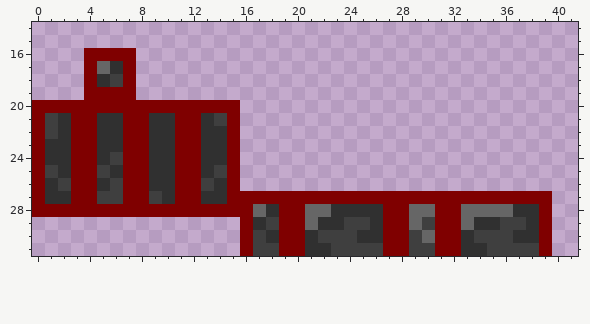
A pixel-art sprite gets an edit: src/main/resources/assets/heavenandhell/textures/models/armor/sinful_layer_2.png. Above is the file before it was changed.
The file is 64x32 pixels. Colours within 5 levels of each other are drawn and written as one. Shown: x 0..41, y 14..31.
After:
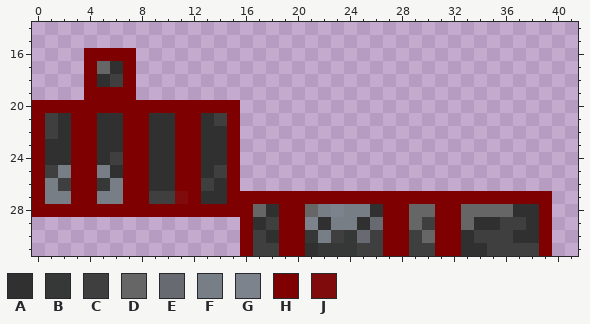
Palette (. is transparent): A #303030  B #363737  C #3f3f3f  D #666666  E #676b71  F #787e86  G #7d838c  H #7f0000  J #7f0b0c
The exact change:
Colour C gives way to colour A in row 29 at x 25.
Colour A gives way to colour B in row 26 at x 5; in row 30 at x 21; in row 31 at x 22.
Colour C gives way to colour B in row 30 at x 24; in row 31 at x 23 to 24.
Colour A gives way to colour C in row 27 at x 10; in row 30 at x 26.
Colour A gives way to colour E in row 29 at x 26; in row 30 at x 25.
Colour A gives way to colour F in row 25 at x 2; in row 26 at x 1; in row 27 at x 1 to 2; in row 28 at x 24 to 25; in row 29 at x 23.
Colour C gives way to colour F in row 25 at x 5; in row 26 at x 6; in row 27 at x 5 to 6; in row 29 at x 24; in row 30 at x 22.
Colour D gives way to colour F in row 28 at x 22.
Colour A gives way to colour G in row 28 at x 23.
Colour D gives way to colour G in row 29 at x 21.
Colour H gives way to colour J in row 27 at x 11.
Boxes around the changes in both pictures, in picture pixels (x1, y1, x2, y2):
changed: (45, 165, 188, 204)
changed: (305, 204, 383, 256)
